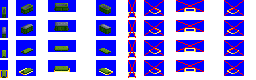
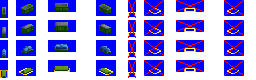
Two versions of the same layered image (256 x 80). Layer-by-layer changes:
painted on "wagons" over [2, 44, 110, 57]
